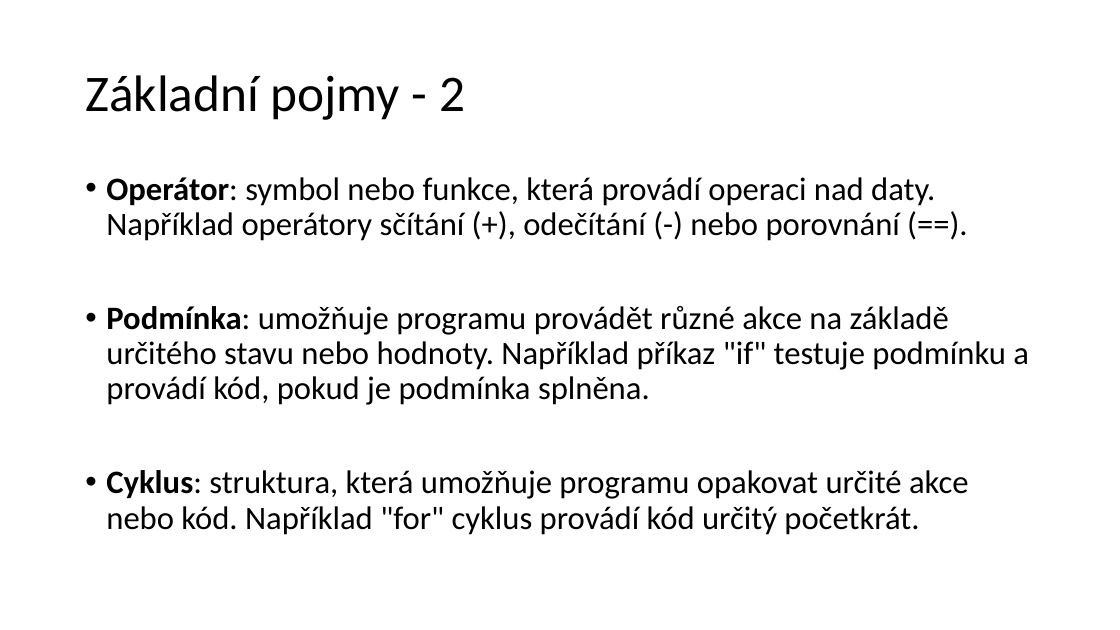
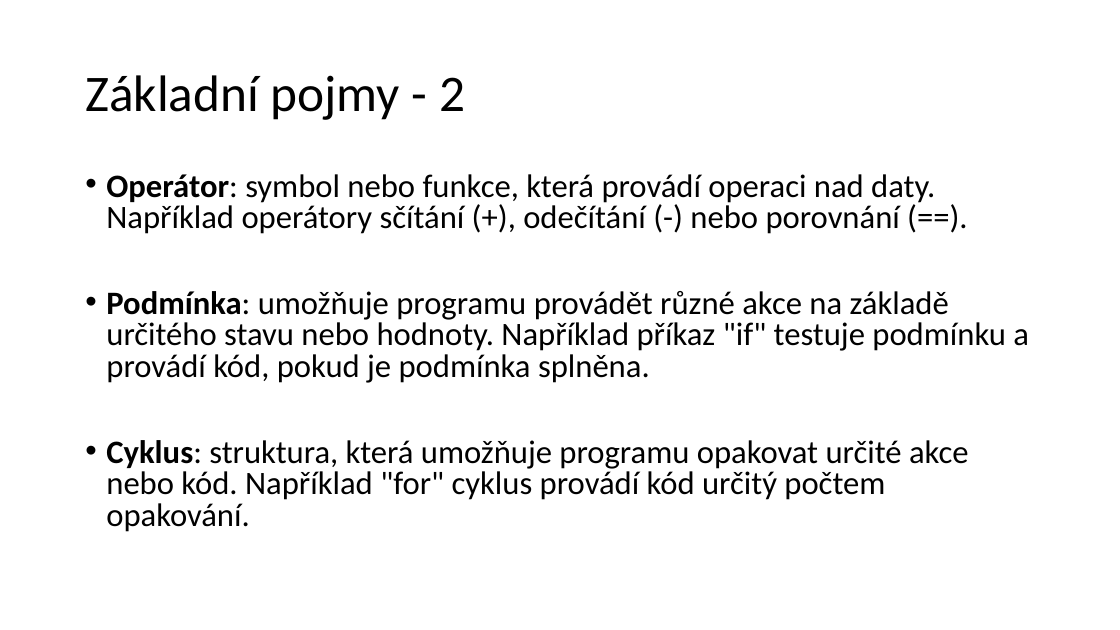
Before and after one commit to Destinion/JavaScript_vyuka, a slide deck: slide 8 of Úvod do programování & JavaScript.pptx. Drawn at 1120x630 pixels with LibreOffice and Linux fonts; fonts in the diff are those of the drawing. Boxes give left, top, right and bottom in pixels: in the first picture for what was removed or moved away, otherwise in the second. Text is boxed around its words. In the diff, an @@ line names an element or a change of style, - is before the commit and + after.

```diff
--- a/Úvod do programování & JavaScript.pptx
+++ b/Úvod do programování & JavaScript.pptx
@@ text at (106, 174, 1029, 383): line spacing 0.9 to 0.8 @@
@@ text at (106, 440, 969, 532): text changed @@
-• Cyklus: struktura, která umožňuje programu opakovat určité akce nebo kód. Například "for" cyklus provádí kód určitý početkrát.
+• Cyklus: struktura, která umožňuje programu opakovat určité akce nebo kód. Například "for" cyklus provádí kód určitý počtem opakování.
```
Also in this commit, not shown: 2 other slides changed, 2 slides added.
